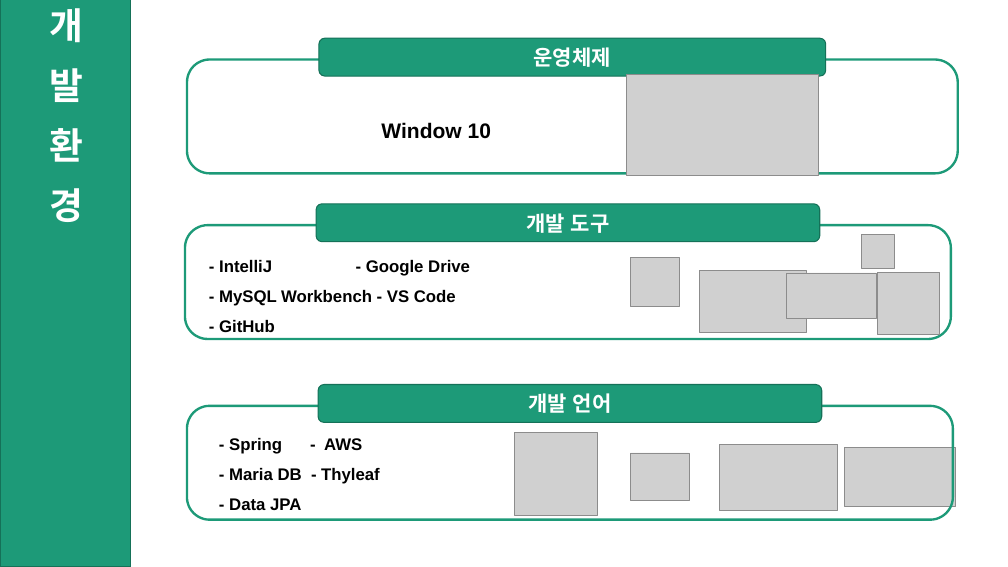
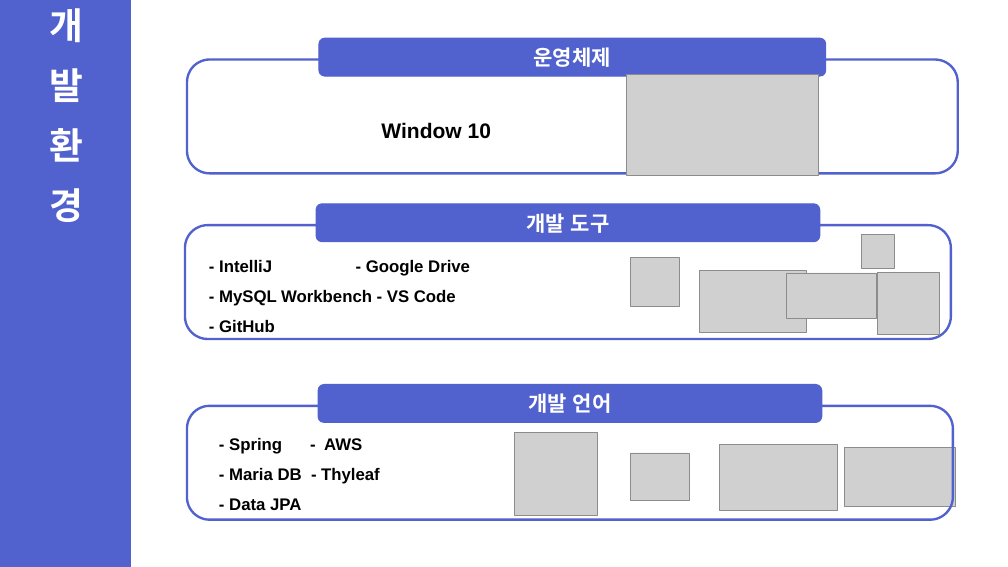
Before and after one commit to ShinHyeonSeong/Final, a slide deck: slide 7 of 기획 UI/A조 프로토타입 발표.pptx. Drawn at 1008x567 pixels with LibreOffice and Linux fonts; fonts in the diff are those of the drawing; grey boxes stand for pictures. Boxes give left, top, right and bottom in pixels: in the first picture for what was removed or moved away, otherwise in the second. Text is boxed around its words. In the diff, an @@ line names an element or a change of style, - is before the commit and + after.

```diff
--- a/기획 UI/A조 프로토타입 발표.pptx
+++ b/기획 UI/A조 프로토타입 발표.pptx
@@ outline #1D9A78 2.25 pt to #5161CE 2.25 pt in 3 elements at (187, 60, 957, 174), (187, 406, 953, 520), (185, 225, 951, 340) @@
@@ fill #1D9A78 to #5161CE; outline #157259 1 pt to #5161CE 1 pt in 4 elements at (0, 0, 130, 567), (319, 39, 826, 76), (316, 204, 820, 242), (318, 385, 822, 423) @@
```
Also in this commit, not shown: 6 other slides changed, 8 slides added, 1 other file.
